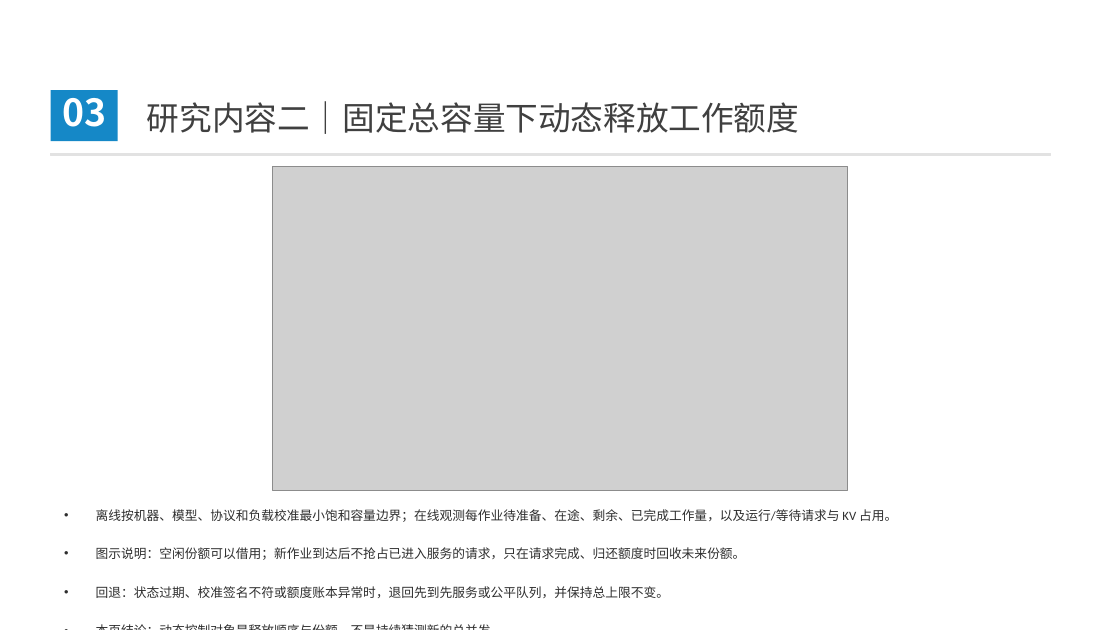
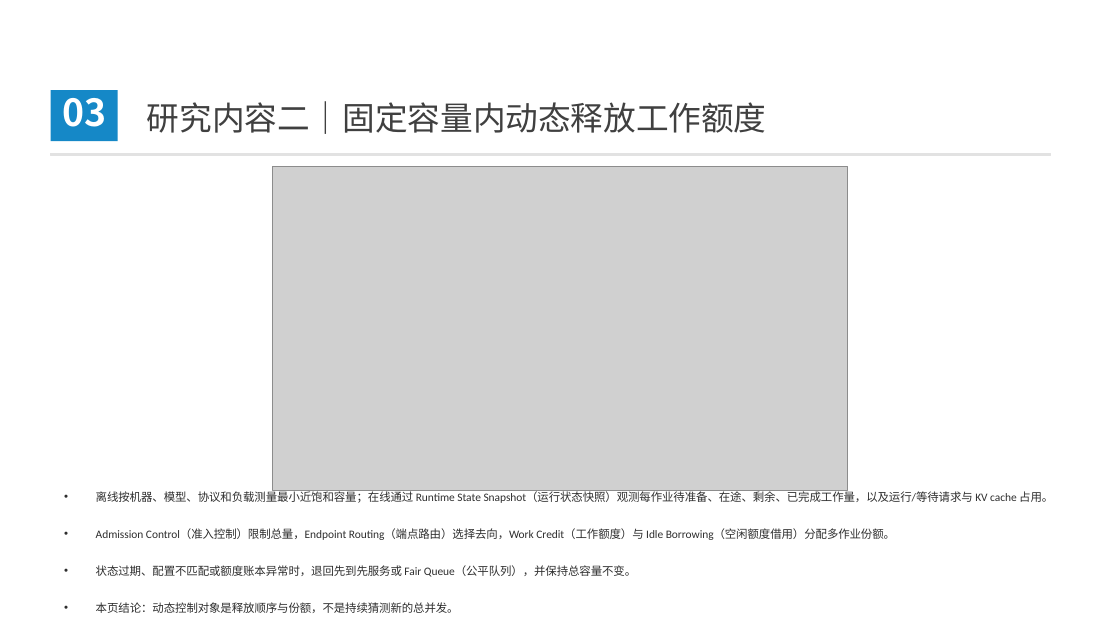
Before and after one commit to 3444374/ai-operator-execution-optimization, a slide deck: slide 17 of opening/slides/opening_defense_20260812_v9.pptx (slide 20 before the commit). Drawn at 1120x630 pixels with LibreOffice and Linux fonts; fonts in the diff are those of the drawing; grey boxes stand for pictures; background and template pictures are left out. Boxes give left, top, right and bottom in pixels: in the first picture for what was removed or moved away, otherwise in the second. Text is boxed around its words. In the diff, an @@ line names an element or a change of style, - is before the commit and + after.

```diff
--- a/opening/slides/opening_defense_20260812_v9.pptx
+++ b/opening/slides/opening_defense_20260812_v9.pptx
@@ text at (147,101,767,134): text changed @@
-研究内容二｜固定总容量下动态释放工作额度
+研究内容二｜固定容量内动态释放工作额度
@@ text "离线按机器、模型、协议和负载测量最小近饱和容量；在线通过 Runtime State Snapshot（运行状态快照）观 ...": place and size @@
-text "离线按机器、模型、协议和负载测量最小近饱和容量；在线通过 Runtime State Snapshot（运行状态快照）观 ..." at (96,509,897,598)
+text "离线按机器、模型、协议和负载测量最小近饱和容量；在线通过 Runtime State Snapshot（运行状态快照）观 ..." at (96,489,1053,613)
@@ text at (96,489,1053,577): text changed; size 10.9 to 9.8 pt @@
-• 离线按机器、模型、协议和负载校准最小饱和容量边界；在线观测每作业待准备、在途、剩余、已完成工作量，以及运行/等待请求与 KV 占用。
-• 图示说明：空闲份额可以借用；新作业到达后不抢占已进入服务的请求，只在请求完成、归还额度时回收未来份额。
-• 回退：状态过期、校准签名不符或额度账本异常时，退回先到先服务或公平队列，并保持总上限不变。
+• 离线按机器、模型、协议和负载测量最小近饱和容量；在线通过 Runtime State Snapshot（运行状态快照）观测每作业待准备、在途、剩余、已完成工作量，以及运行/等待请求与 KV cache 占用。
+• Admission Control（准入控制）限制总量，Endpoint Routing（端点路由）选择去向，Work Credit（工作额度）与 Idle Borrowing（空闲额度借用）分配多作业份额。
+• 状态过期、配置不匹配或额度账本异常时，退回先到先服务或 Fair Queue（公平队列），并保持总容量不变。
@@ text at (96,602,459,613): size 10.9 to 9.8 pt in "本页结论：动态控制对象是释放顺序与份额，不是持续猜测新的总并发。" @@
```
Also in this commit, not shown: 21 other slides changed, 1 slide added, 6 slides removed, 7 other files.
